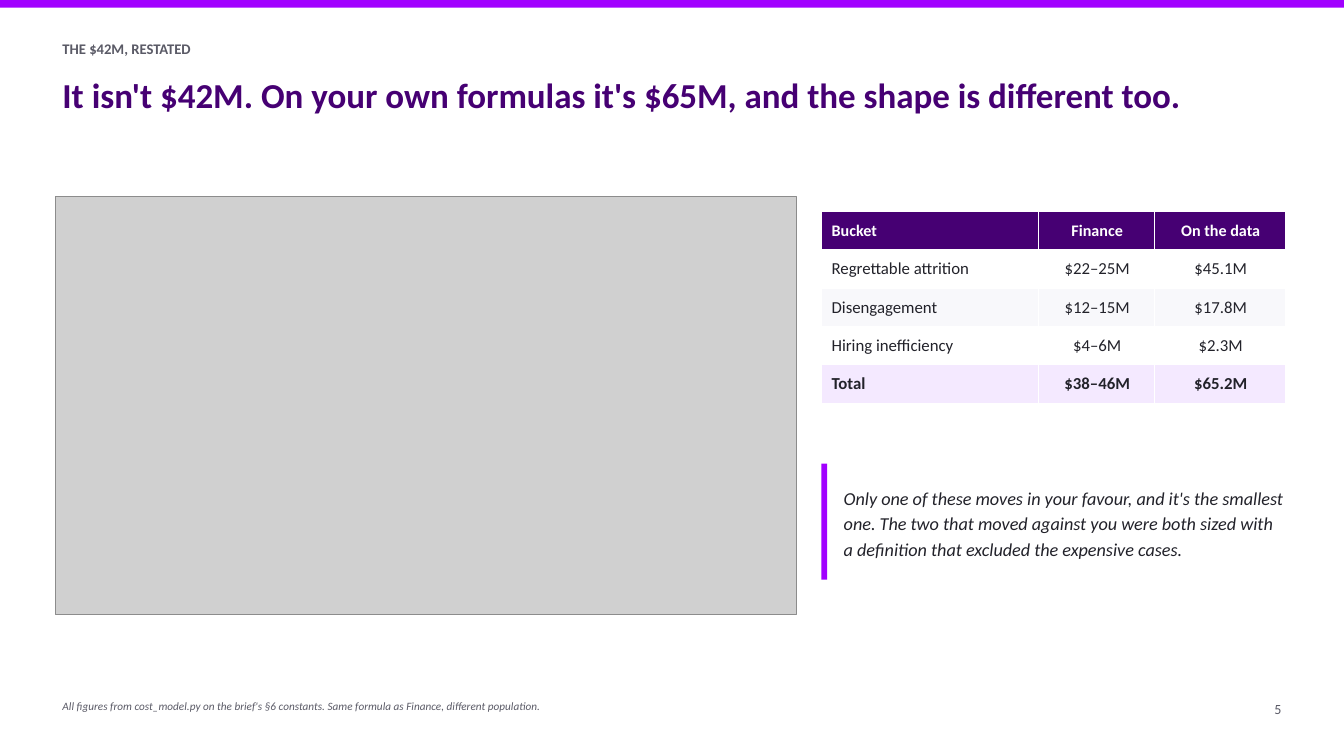
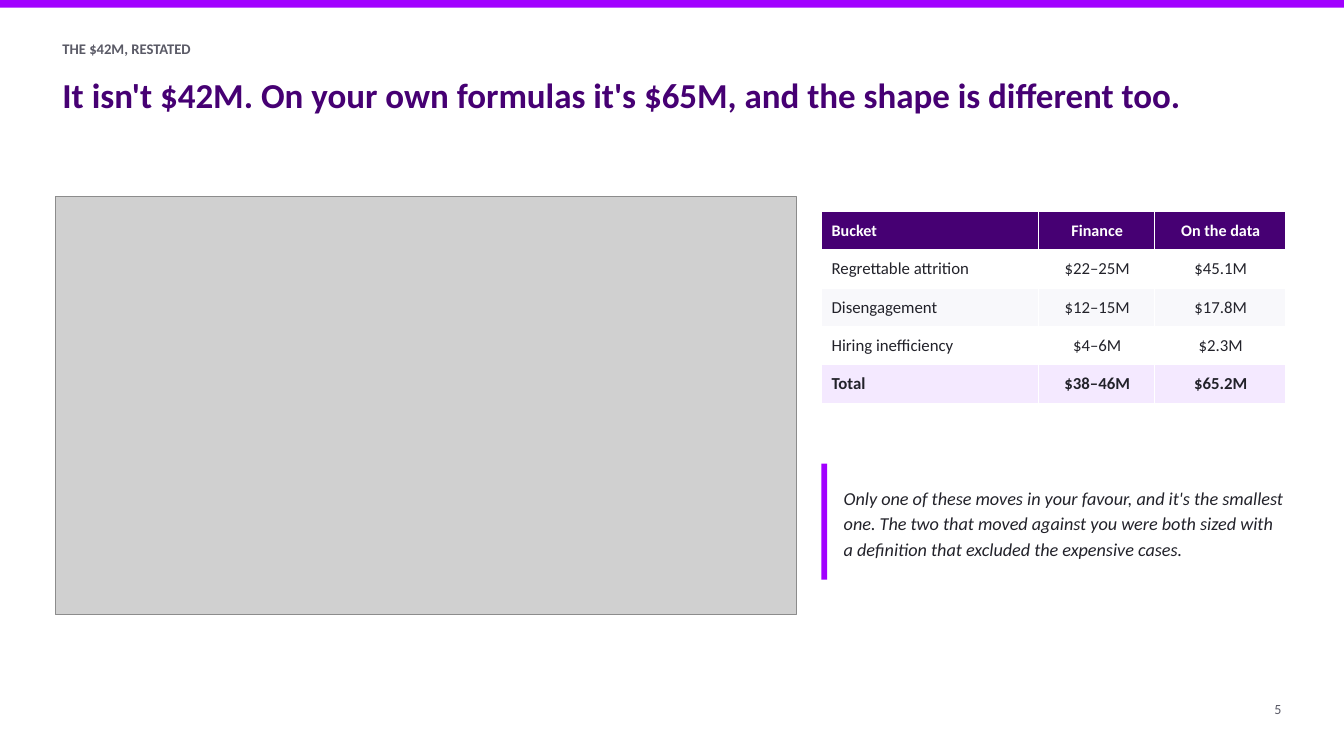
Before and after one commit to athxrva21/subaa_datathon, a slide deck: slide 5 of deck/NovaCorp_deck.pptx. Drawn at 1344x756 pixels with LibreOffice and Linux fonts; fonts in the diff are those of the drawing; grey boxes stand for pictures. Boxes give left, top, right and bottom in pixels: in the first picture for what was removed or moved away, otherwise in the second. Text is boxed around its words. In the diff, an @@ line names an element or a change of style, - is before the commit and + after.

```diff
--- a/deck/NovaCorp_deck.pptx
+++ b/deck/NovaCorp_deck.pptx
@@ text removed at (62,702,540,712) @@
-All figures from cost_model.py on the brief's §6 constants. Same formula as Finance, different population.
```
Also in this commit, not shown: 14 other slides changed, 3 other files.
